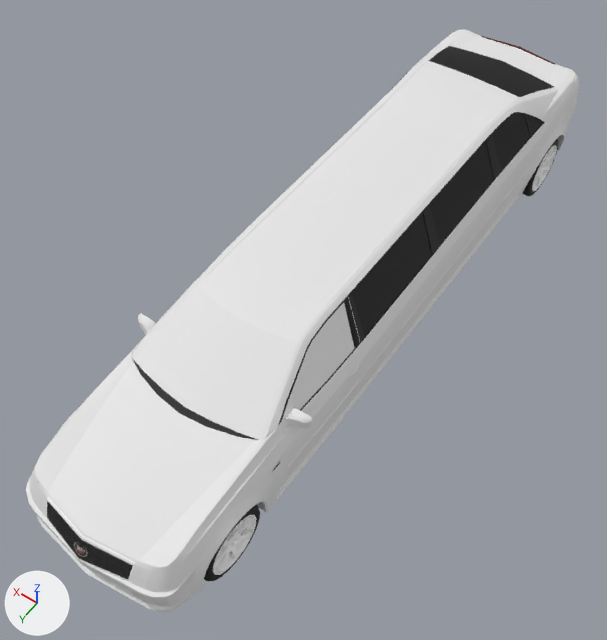
An edit to the glTF model dealership/dealership/models/MCLA_VA_CAD_LIMO_07.glb, drawn before and after from the same camera.
Before and after are seen from a camera (50 mm lens) standing at (-2.87, 4.66, 6.77) and looking at (0.05, 0.57, 0.34). Lighting does not change. The marker at lower left points along +X, +Y and +Z. The older version comes first.

The scene before the commit, as lines of its bpy script (objects in view):
```python
ob_va_cad_limo_07_resources_vehicle_va_cad_limo_07_body_lod_0_xrsc_resource_root_model1 = bpy.data.objects.new('va_cad_limo_07/resources/vehicle/va_cad_limo_07/body_lod_0.xrsc@resource_root/model1', me_va_cad_limo_07_resources_vehicle_va_cad_limo_07_body_lod_0_xrsc_001)
ob_va_cad_limo_07_resources_vehicle_va_cad_limo_07_body_lod_0_xrsc_resource_root_model1.location = (-0.7, 2.75, 0.36)
ob_va_cad_limo_07_resources_vehicle_va_cad_limo_07_body_lod_0_xrsc_resource_root_model10 = bpy.data.objects.new('va_cad_limo_07/resources/vehicle/va_cad_limo_07/body_lod_0.xrsc@resource_root/model10', me_va_cad_limo_07_resources_vehicle_va_cad_limo_07_body_lod_0_xrsc_010)
ob_va_cad_limo_07_resources_vehicle_va_cad_limo_07_body_lod_0_xrsc_resource_root_model10.location = (0.0, 0.0, 0.0)
ob_va_cad_limo_07_resources_vehicle_va_cad_limo_07_body_lod_0_xrsc_resource_root_model11 = bpy.data.objects.new('va_cad_limo_07/resources/vehicle/va_cad_limo_07/body_lod_0.xrsc@resource_root/model11', me_va_cad_limo_07_resources_vehicle_va_cad_limo_07_body_lod_0_xrsc_011)
ob_va_cad_limo_07_resources_vehicle_va_cad_limo_07_body_lod_0_xrsc_resource_root_model11.location = (0.0, 0.0, 0.0)
ob_va_cad_limo_07_resources_vehicle_va_cad_limo_07_body_lod_0_xrsc_resource_root_model8 = bpy.data.objects.new('va_cad_limo_07/resources/vehicle/va_cad_limo_07/body_lod_0.xrsc@resource_root/model8', me_va_cad_limo_07_resources_vehicle_va_cad_limo_07_body_lod_0_xrsc_008)
ob_va_cad_limo_07_resources_vehicle_va_cad_limo_07_body_lod_0_xrsc_resource_root_model8.location = (0.0, 0.0, 0.0)
```
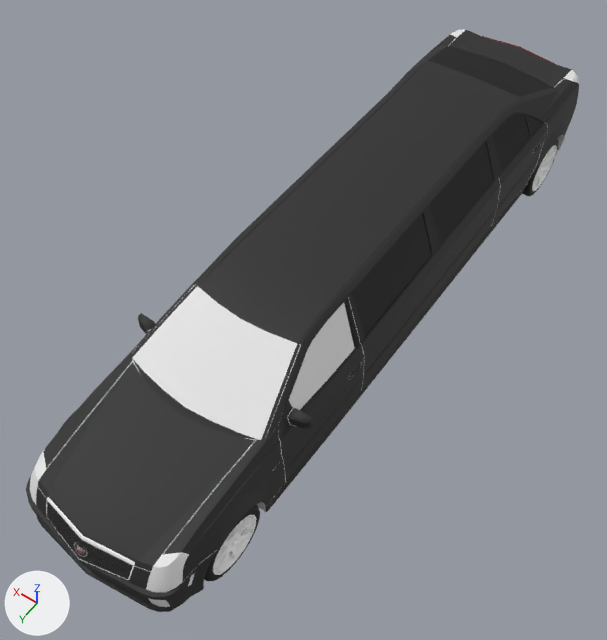
Boxes [x1, y1, x2, y2] around the edits, measured in the pictures (607 x 640 px):
'va_cad_limo_07/resources/vehicle/va_cad_limo_07/body_lod_0.xrsc@resource_root/model8', recoloured (white to black)
    both: [26, 30, 579, 612]
'va_cad_limo_07/resources/vehicle/va_cad_limo_07/body_lod_0.xrsc@resource_root/model10', recoloured (white to black)
    both: [38, 362, 255, 571]
'va_cad_limo_07/resources/vehicle/va_cad_limo_07/body_lod_0.xrsc@resource_root/model11', recoloured
    both: [30, 29, 579, 592]

Patch to the scene script:
```diff
--- a/dealership/dealership/models/MCLA_VA_CAD_LIMO_07.glb.py
+++ b/dealership/dealership/models/MCLA_VA_CAD_LIMO_07.glb.py
@@ mat_va_cad_limo_07_resources_vehicle_va_cad_limo_07_body_lod_0_xrsc_shader6 @@
 mat_va_cad_limo_07_resources_vehicle_va_cad_limo_07_body_lod_0_xrsc_shader6 = principled_material('va_cad_limo_07/resources/vehicle/va_cad_limo_07/body_lod_0.xrsc/shader6')
-mat_va_cad_limo_07_resources_vehicle_va_cad_limo_07_body_lod_0_xrsc_shader6.base_color = (0.8, 0.8, 0.8)  # white #e7e7e7
+mat_va_cad_limo_07_resources_vehicle_va_cad_limo_07_body_lod_0_xrsc_shader6.base_color = (0.02, 0.02, 0.02)  # black #272727
 mat_va_cad_limo_07_resources_vehicle_va_cad_limo_07_body_lod_0_xrsc_shader6.roughness = 0.7
```
